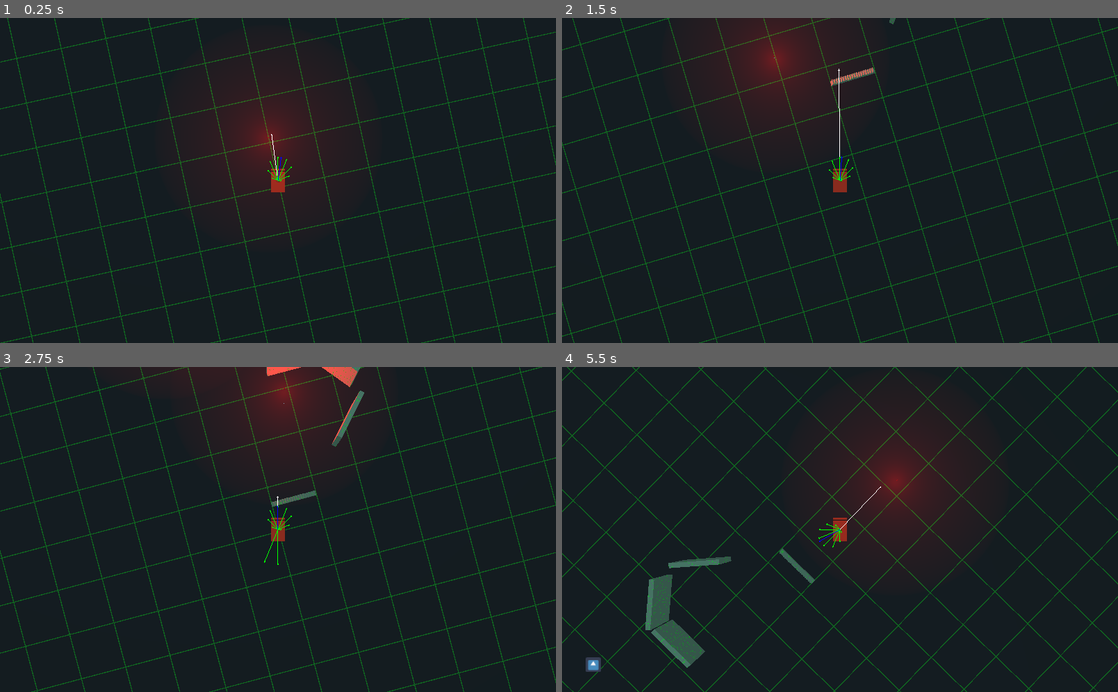
Above: before the commit, frames 1-4 (two rows, left to right).
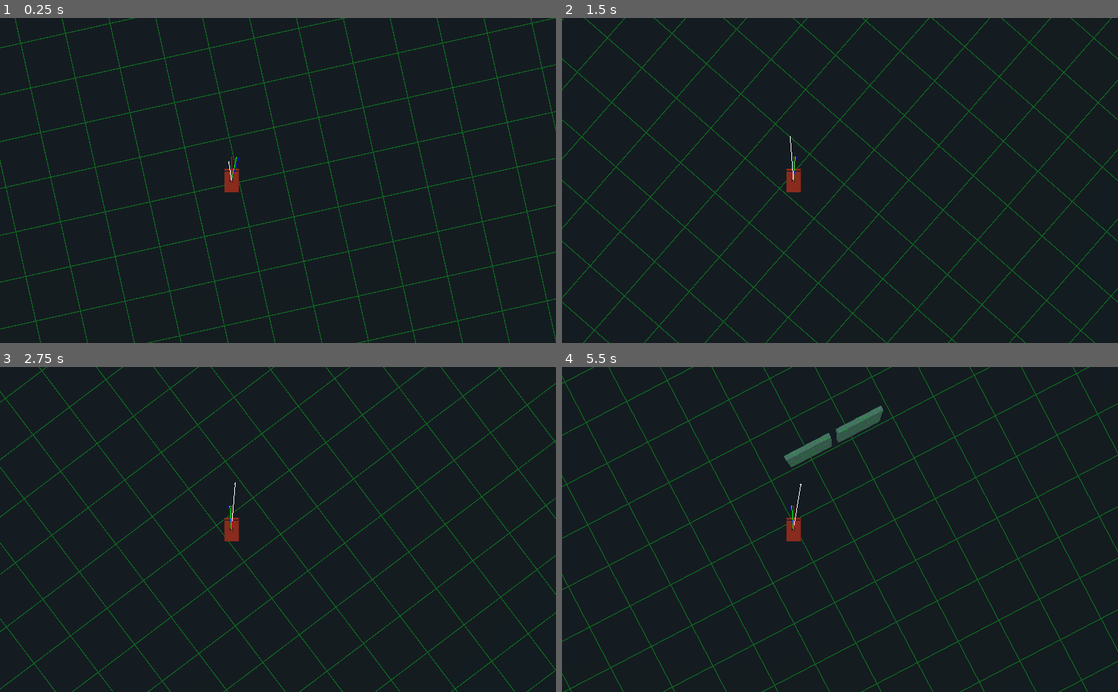
Above: after the commit, the same moments.

Repository: Kromey/spectre
Game: Godot game, scene res://TestScene.tscn
Same seed, same stepped clock (60 frames per second), same inputs: the game is played once before the commit and once after it. This scene is started directly instead of the project's main scene. The engine's default icon, where the game draws it, is replaced by a stand-in: a white triangle on a blue panel in a dark square.
Inputs:
- Up to frame 1 (0.25 s): no input
- Up to frame 2 (1.5 s): hold D (movement_right) 0.53-1.28 s; hold Space (action_shoot) 0.53-1.28 s; hold S (movement_backward) from 1.28 s (still down); tap Space (action_shoot) at 1.35 s
- Up to frame 3 (2.75 s): release S (movement_backward) at 2.03 s; hold D (movement_right) from 2.03 s (still down); hold Space (action_shoot) from 2.03 s (still down)
- Up to frame 4 (5.5 s): release D (movement_right) at 2.78 s; release Space (action_shoot) at 2.78 s; hold W (movement_forward) 2.78-3.53 s; tap Space (action_shoot) at 2.85, 4.35 s; hold Space (action_shoot) 3.53-4.28 s; hold A (movement_left) 3.53-5.03 s; hold S (movement_backward) from 5.03 s (still down); hold Space (action_shoot) from 5.03 s (still down)

The runs differ from the first frame. In frame 1, 13% of the frame differs, in the area x 0-100%, y 0-100%; in frame 2, 13%; in frame 3, 13%; in frame 4, 15%.

Commit message:
Huge enhancement to AI tank collision avoidance

Diff:
--- a/DebugDraw3D.gd
+++ b/DebugDraw3D.gd
@@ -1,13 +1,15 @@
 extends Control
 
-var tank
+var tank1
+var tank2
 var camera
 var width = 1
 
 # Called when the node enters the scene tree for the first time.
 func _ready():
-	tank = $"/root/TestScene/AITank"
-	camera = $"/root/TestScene/AITank/Camera"
+	tank1 = $"/root/TestScene/AITank"
+	tank2 = $"/root/TestScene/AITankNew"
+	camera = $"/root/TestScene/AITankNew/Camera"
 
 func _process(_delta):
 	if not visible:
@@ -15,17 +17,24 @@
 	update()
 
 func _draw():
-	var color = Color(1, 1, 1)
-	draw_vector(tank.translation, tank.velocity, color)
+	# Old tank
+	draw_vector(tank1.translation, tank1.velocity, Color(1, 1, 1))
 
-	for i in tank.NUM_RAYS:
-		var vec = tank.get_ray(i) * (tank.interest[i] + tank.danger[i])
-		draw_vector(tank.translation, vec, Color(0, 1, 0))
+	for i in tank1.NUM_RAYS:
+		var vec = tank1.get_interest_ray(i)
+		draw_vector(tank1.translation, vec, Color(0, 1, 0))
 
 #		if tank.danger[i] > 0:
 #			draw_vector(tank.translation, vec * 4)
 
-	draw_vector(tank.translation, tank.get_interest_direction(), Color(0, 0, 1))
+	draw_vector(tank1.translation, tank1.get_interest_direction(), Color(0, 0, 1))
+
+	# New tank
+	draw_vector(tank2.translation, tank2.velocity, Color(1, 1, 1))
+	draw_vector(tank2.translation, tank2.get_intent(tank2.current_target), Color(0, 0, 1))
+	draw_vector(tank2.translation, tank2.get_bumper())
+
+	draw_vector(tank2.translation, tank2.get_direction_to(tank2.current_target), Color(0, 1, 0))
 
 func draw_vector(origin, vec, color = Color(1, 0, 0)):
 	if vec.length() == 0:
--- a/TestScene.tscn
+++ b/TestScene.tscn
@@ -5,7 +5,7 @@
 [ext_resource path="res://icon.png" type="Texture" id=3]
 [ext_resource path="res://DebugDraw3D.gd" type="Script" id=4]
 [ext_resource path="res://obstacles/Wall.tscn" type="PackedScene" id=5]
-[ext_resource path="res://obstacles/SawTeeth.tscn" type="PackedScene" id=6]
+[ext_resource path="res://tanks/AITankNew.tscn" type="PackedScene" id=6]
 
 [sub_resource type="PhysicsMaterial" id=4]
 bounce = 1.0
@@ -48,9 +48,17 @@
 material/0 = null
 
 [node name="AITank" parent="." instance=ExtResource( 1 )]
+transform = Transform( 1, 0, 0, 0, 1, 0, 0, 0, 1, 11.5591, 0.15, 0 )
+MAX_SPEED = 0.0
+MAX_AMMO = 0.0
 
-[node name="Camera" type="Camera" parent="AITank"]
-transform = Transform( 1, 0, 0, 0, -4.37114e-08, 1, 0, -1, -4.37114e-08, 0, 10, 0 )
+[node name="AITankNew" parent="." instance=ExtResource( 6 )]
+transform = Transform( 1, 0, 0, 0, 1, 0, 0, 0, 1, -10.2676, 0.15, 0 )
+MAX_SPEED = 2.0
+MAX_AMMO = 0.0
+
+[node name="Camera" type="Camera" parent="AITankNew"]
+transform = Transform( 1, 0, 0, 0, -4.37114e-08, 1, 0, -1, -4.37114e-08, 2, 10, 0 )
 
 [node name="Sprite3D" type="Sprite3D" parent="." groups=[
 "player",
@@ -62,11 +70,14 @@
 [node name="Wall" parent="." instance=ExtResource( 5 )]
 transform = Transform( 1, 0, 0, 0, 1, 0, 0, 0, 1, 4.27576, 0, -14.7722 )
 
+[node name="Wall4" parent="." instance=ExtResource( 5 )]
+transform = Transform( 1, 0, 0, 0, 1, 0, 0, 0, 1, -1.92554, 0, -10.1966 )
+
+[node name="Wall5" parent="." instance=ExtResource( 5 )]
+transform = Transform( 1, 0, 0, 0, 1, 0, 0, 0, 1, 0.396936, 0, -10.1966 )
+
 [node name="Wall2" parent="." instance=ExtResource( 5 )]
 transform = Transform( 0.638969, 0, -0.769232, 0, 1, 0, 0.769232, 0, 0.638969, 6.07249, 0, -14.1195 )
 
 [node name="Wall3" parent="." instance=ExtResource( 5 )]
 transform = Transform( 0.663717, 0, 0.747984, 0, 1, 0, -0.747984, 0, 0.663717, 5.95476, 0, -11.7366 )
-
-[node name="SawTeeth" parent="." instance=ExtResource( 6 )]
-transform = Transform( 1, 0, 0, 0, 1, 0, 0, 0, 1, 3.00614, 0, -9.19532 )
--- a/tanks/AITank.gd
+++ b/tanks/AITank.gd
@@ -109,7 +109,10 @@
 	return true
 
 func get_ray(i):
-	return transform.basis.z.rotated(Vector3.UP, ray_angles[i])
+	return (-transform.basis.z).rotated(Vector3.UP, ray_angles[i])
+
+func get_interest_ray(i):
+	return get_ray(i) * (interest[i] + danger[i])
 
 func get_direction_to(target):
 	set_interest(target)
@@ -133,6 +136,6 @@
 	var vec = Vector3.ZERO
 
 	for i in NUM_RAYS:
-		vec += get_ray(i) * (interest[i] + danger[i])
+		vec += get_interest_ray(i)
 
 	return vec.normalized()
--- /dev/null
+++ b/tanks/AITankNew.gd
@@ -0,0 +1,56 @@
+extends "res://tanks/AITank.gd"
+
+func get_direction_to(target):
+	var intent = get_intent(target)
+	var bumper = get_bumper()
+
+	return (intent + bumper * 0.5).normalized()
+
+func get_intent(target):
+	var target_direction = translation.direction_to(target.translation)
+	var forward = -transform.basis.z
+	var space = get_world().direct_space_state
+
+	var obstacle = space.intersect_ray(translation, target.translation, [self])
+	if obstacle.empty():
+		return target_direction
+
+	#var obstacle_distance = (obstacle.position - translation).length()
+	var intended = target.translation - translation
+	for i in 150:
+		var vec1 = intended.rotated(Vector3.UP, 0.1 * i)
+		var vec2 = intended.rotated(Vector3.UP, -0.1 * i)
+
+		var obs1 = space.intersect_ray(translation, translation + vec1, [self])
+		var obs2 = space.intersect_ray(translation, translation + vec2, [self])
+
+		if obs1.empty() and obs2.empty():
+			# Pick one at random to avoid bias
+			if rand_range(0, 1) == 1:
+				return vec1.normalized()
+			else:
+				return vec2.normalized()
+		elif obs1.empty():
+			return vec1.normalized()
+		elif obs2.empty():
+			return vec2.normalized()
+
+	return forward
+
+func get_bumper():
+	var forward = -transform.basis.z
+	var space = get_world().direct_space_state
+
+	var clear = forward
+	var lookahead = 3
+
+	for i in 2:
+		var bump1 = forward.rotated(Vector3.UP, (i + 1) * 0.2) * lookahead
+		var bump2 = forward.rotated(Vector3.UP, (i + 1) * -0.2) * lookahead
+
+		if space.intersect_ray(translation, translation + bump1, [self]).empty():
+			clear += bump1.rotated(Vector3.UP, 1)
+		if space.intersect_ray(translation, translation + bump2, [self]).empty():
+			clear += bump2.rotated(Vector3.UP, -1)
+
+	return clear.normalized()
--- /dev/null
+++ b/tanks/AITankNew.tscn
@@ -0,0 +1,7 @@
+[gd_scene load_steps=3 format=2]
+
+[ext_resource path="res://tanks/AITank.tscn" type="PackedScene" id=1]
+[ext_resource path="res://tanks/AITankNew.gd" type="Script" id=2]
+
+[node name="AITankNew" instance=ExtResource( 1 )]
+script = ExtResource( 2 )
